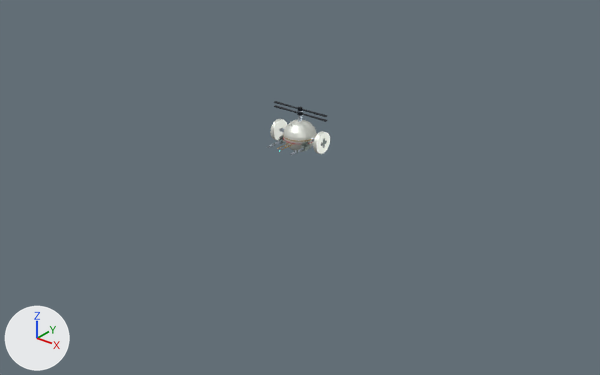
Two versions of the glTF model public/assets/models/combat/s08.glb, one commit apart.
Camera for both pictures: a camera (50 mm lens) standing at (28.6, -35.8, 20.0) and looking at (0.9, -1.1, -1.4). Lighting does not change. The marker at lower left points along +X, +Y and +Z. The first picture is the older version. Where no turn or scale is listed for an object, it has been applied to the vertices.

In view in the first picture: 'Export_tilt_armor' and 5 more.
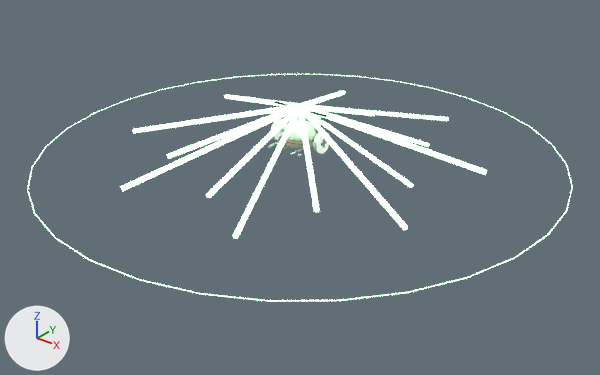
Location of each change, [x1, y1, x2, y2] in pixels of the pictures (600 x 375 px):
```json
{"object": "Export_fx_atk_field_tell_fx_accent", "change": "added", "after": [27, 74, 573, 302]}
```

The change, as JSON lines over the scene's bpy script:
```json
{"op": "add", "block": "me_export_fx_atk_field_tell_fx_accent", "code": ["me_export_fx_atk_field_tell_fx_accent = bpy.data.meshes.new('Export_fx_atk_field_tell_fx_accent')", "me_export_fx_atk_field_tell_fx_accent.from_pydata(...)  # 256 vertices, 448 faces; spans x -15.7..15.7, y -15.7..15.7, z 0.0..3.3", "me_export_fx_atk_field_tell_fx_accent.materials.append(mat_fx_accent)  # green #b8ffbe, glowing green #b8ffbe"]}
{"op": "add", "block": "ob_export_fx_atk_field_tell_fx_accent", "code": ["ob_export_fx_atk_field_tell_fx_accent = bpy.data.objects.new('Export_fx_atk_field_tell_fx_accent', me_export_fx_atk_field_tell_fx_accent)", "ob_export_fx_atk_field_tell_fx_accent.location = (0.0, 0.0, 0.0)"]}
```
